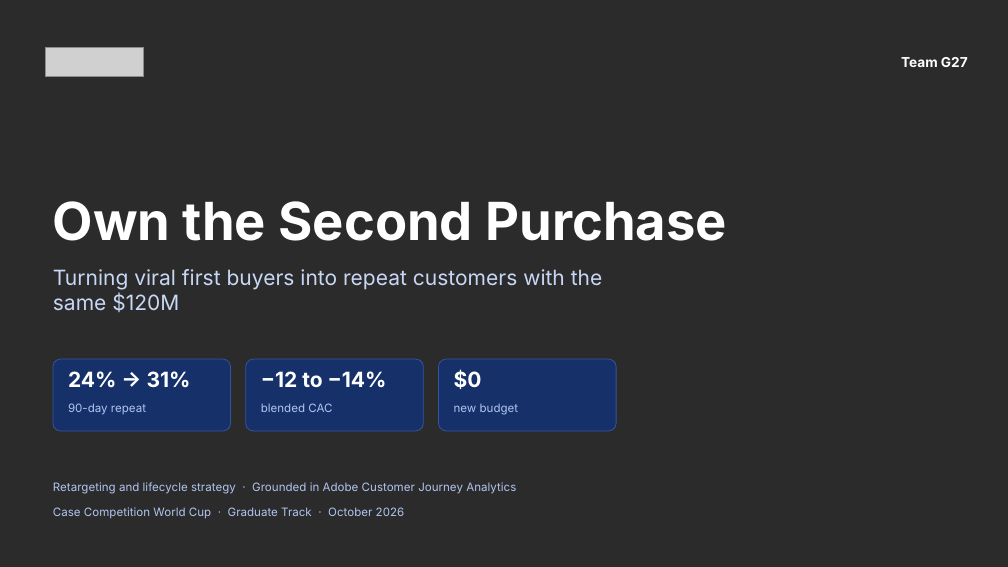
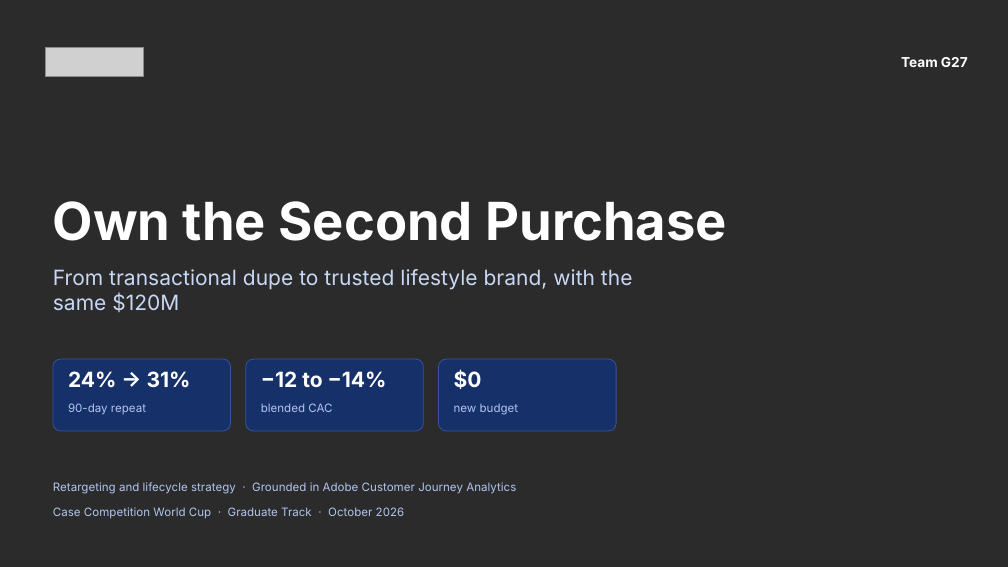
Before and after one commit to ANNYM25/Quince, a slide deck: slide 1 of deck/Team G27.pptx. Drawn at 1008x567 pixels with LibreOffice and Linux fonts; fonts in the diff are those of the drawing; grey boxes stand for pictures; background and template pictures are left out; a plain dark background stands for a picture behind light text. Boxes give left, top, right and bottom in pixels: in the first picture for what was removed or moved away, otherwise in the second. Text is boxed around its words. In the diff, an @@ line names an element or a change of style, - is before the commit and + after.

```diff
--- a/deck/Team G27.pptx
+++ b/deck/Team G27.pptx
@@ text at <box>53,269,633,312</box>: text changed @@
-Turning viral first buyers into repeat customers with the same $120M
+From transactional dupe to trusted lifestyle brand, with the same $120M
```
Also in this commit, not shown: 1 other slide changed, 12 slides added, 6 slides removed, 1 other file.
